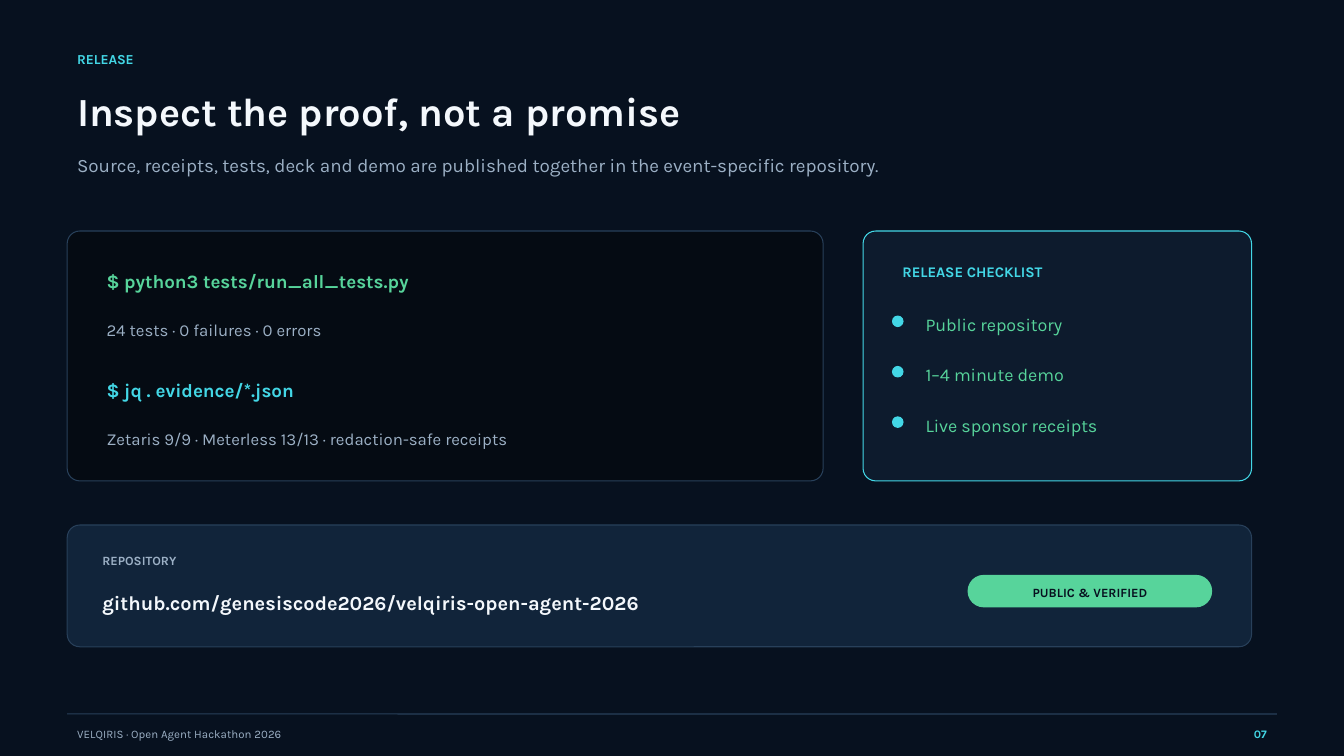
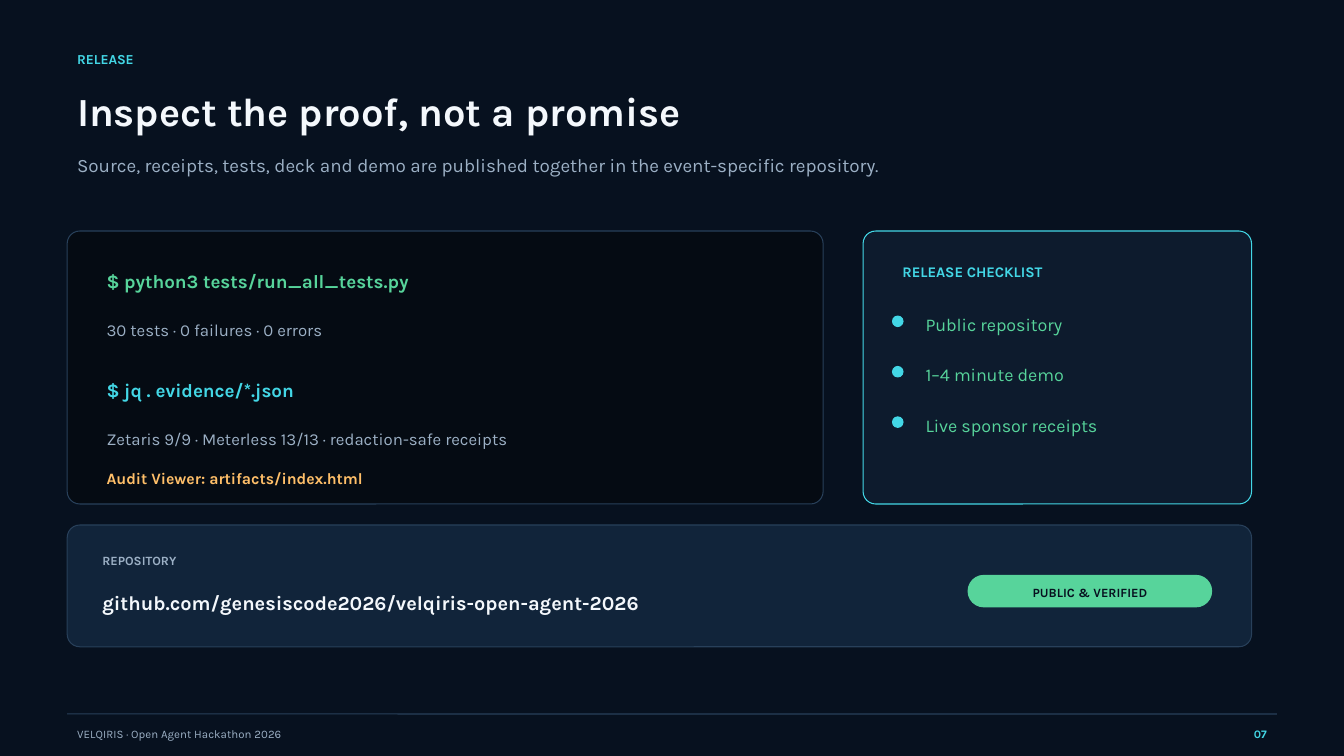
Before and after one commit to genesiscode2026/velqiris-open-agent-2026, a slide deck: slide 7 of artifacts/VELQIRIS_Open_Agent_2026_Pitch_Deck.pptx. Drawn at 1344x756 pixels with LibreOffice and Linux fonts; fonts in the diff are those of the drawing. Boxes give left, top, right and bottom in pixels: in the first picture for what was removed or moved away, otherwise in the second. Text is boxed around its words. In the diff, an @@ line names an element or a change of style, - is before the commit and + after.

```diff
--- a/artifacts/VELQIRIS_Open_Agent_2026_Pitch_Deck.pptx
+++ b/artifacts/VELQIRIS_Open_Agent_2026_Pitch_Deck.pptx
@@ rounded rectangle: place and size @@
-rounded rectangle at (68,231,824,481)
+rounded rectangle at (68,231,824,504)
@@ rounded rectangle at (68,231,824,504): proportions changed @@
@@ rounded rectangle at (863,231,1251,504): proportions changed @@
@@ rounded rectangle: place and size @@
-rounded rectangle at (863,231,1251,481)
+rounded rectangle at (863,231,1251,504)
@@ text at (107,324,322,336): text changed @@
-24 tests · 0 failures · 0 errors
+30 tests · 0 failures · 0 errors
@@ text added at (107,472,362,486), 11.2 pt, text #FFBF69, bold @@
+Audit Viewer: artifacts/index.html
```
Also in this commit, not shown: 3 other slides changed, 1 slide added, 1 slide removed, 16 other files.
